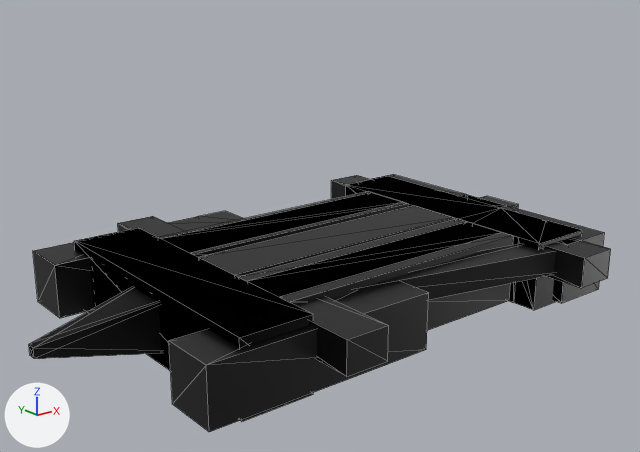
One commit to the glTF model assets/clockNumbers.glb: the scene before it, then after it.
Camera for both pictures: a 50 mm lens placed at (-17.34, -20.95, 9.91), pointed at (-1.03, -0.56, 1.76). Arrows for +X, +Y and +Z are at lower left; the lights stay in place. Mesh edges are drawn as thin lines.

The first picture shows 'FourNormal', 'OneWeapon', 'ThreeNormal', 'TwoNormal', 'TwoWeapon'.
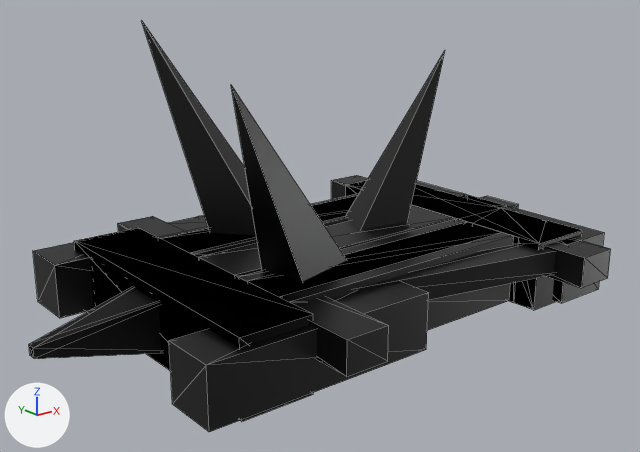
The change, as a diff of the scene's bpy script:
```diff
--- a/assets/clockNumbers.glb.py
+++ b/assets/clockNumbers.glb.py
@@ me_cube_012 @@
+me_cube_012.from_pydata(...)  # 44 vertices, 68 faces; spans x -6.78..6.65, y -4.69..4.64, z -1.91..7.8
+me_cube_012.materials.append(mat_black)  # black #000000
@@ ob_threeweapon @@
+ob_threeweapon = bpy.data.objects.new('ThreeWeapon', me_cube_012)
+ob_threeweapon.location = (0.0, 0.0, 0.0)
```

Boxes [x1, y1, x2, y2] around the edits, measured in the pictures (640 x 452 px):
'ThreeWeapon', added (black): after [76, 21, 582, 421]
